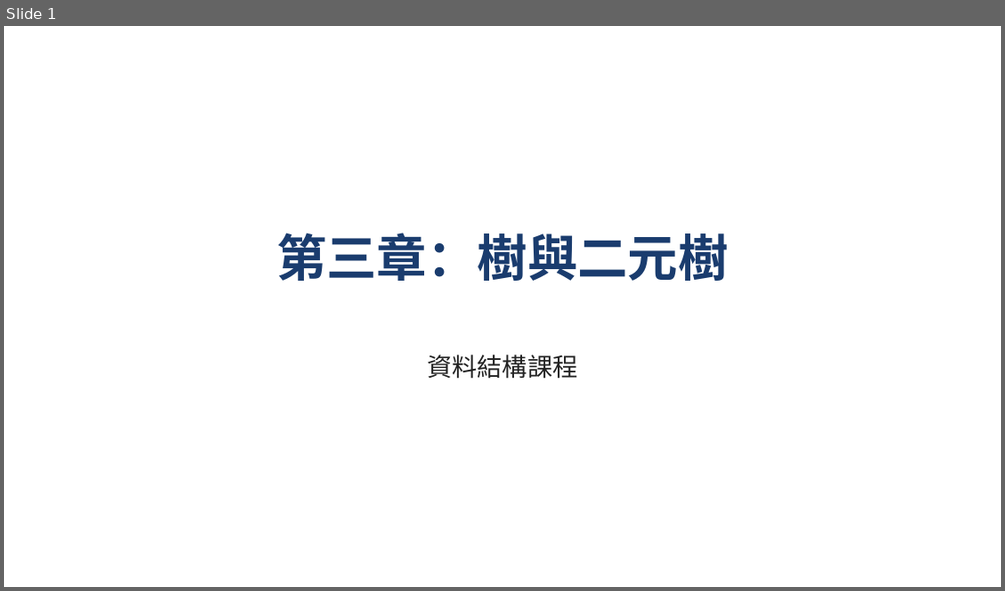
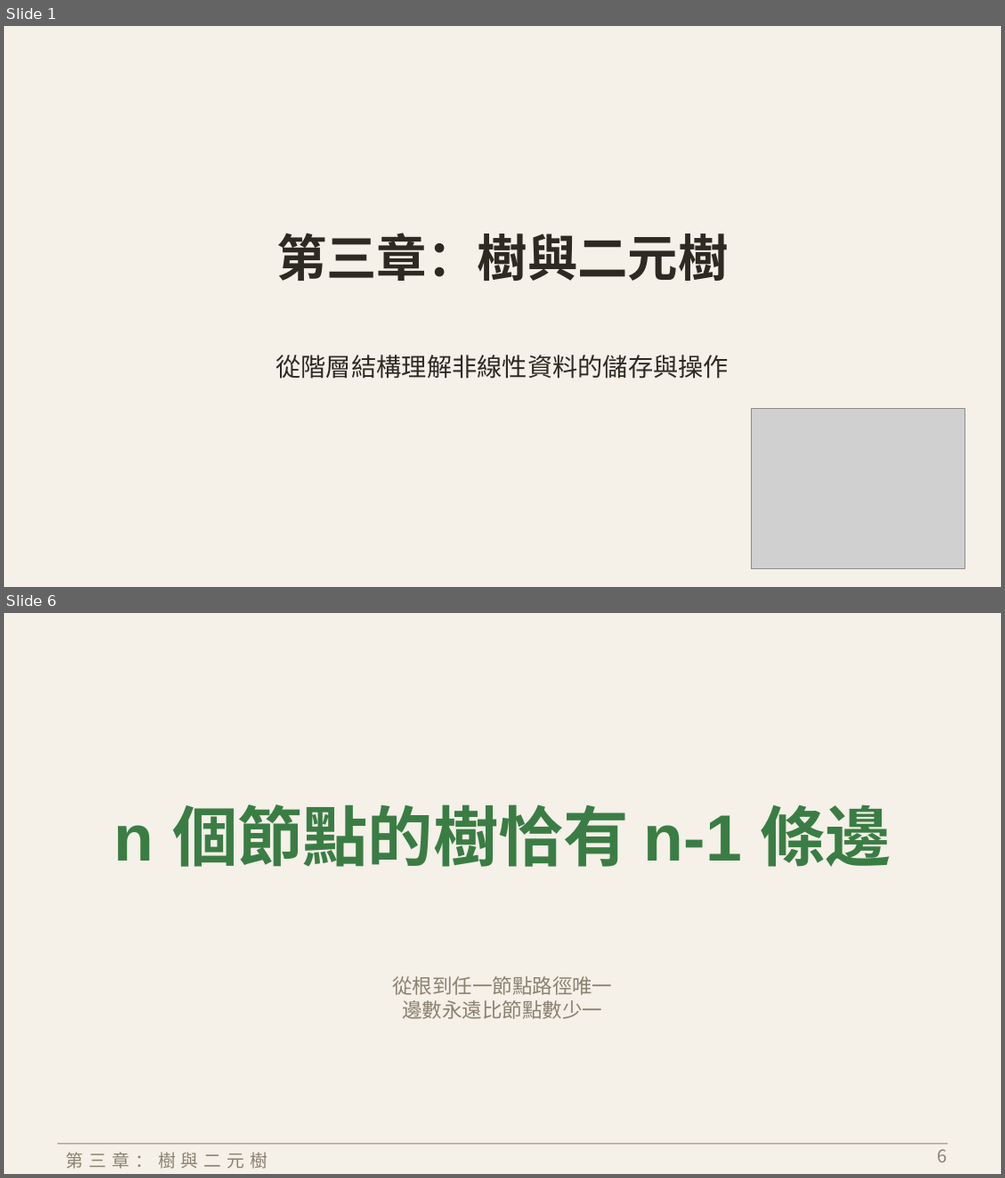
Before and after one commit to FantasySakura0515/ODForge, a slide deck: odforge/demo/tree.odp. Shown one above the other, each under a label of ours: slide 1 before the commit, slides 1 and 6 after it; the slides between them are not shown. The pictures are 1005x591 and 1005x1178 pixels, drawn with LibreOffice and Linux fonts; fonts in the diff are those of the drawing; grey boxes stand for pictures. Boxes give left, top, right and bottom in pixels: in the first picture for what was removed or moved away, otherwise in the second. Text is boxed around its words. In the diff, an @@ line names an element or a change of style, - is before the commit and + after.

```diff
--- a/odforge/demo/tree.odp
+++ b/odforge/demo/tree.odp
@@ slide 6 added at [4,613,1001,1174], background #F5F0E8 @@
@@ text added at [114,804,890,867], 52 pt, text #3A7D44, bold @@
+n 個節點的樹恰有 n-1 條邊
@@ text added at [392,976,612,1019], 16 pt, text #8B8170 @@
+從根到任一節點路徑唯一
+邊數永遠比節點數少一
@@ line added from (57, 1144) to (947, 1144), #8B8170 0.74 pt @@
@@ text added at [66,1151,267,1168], 14 pt, text #8B8170 @@
+第三章：樹與二元樹
@@ page number added at [938,1149,947,1162], 14 pt, text #8B8170 @@
+6
@@ slide 1 changed as well @@
@@ background #FFFFFF to #F5F0E8 @@
@@ text "第三章：樹與二元樹" at [276,232,728,281]: text colour #1A3C6E to #2D2A24 @@
@@ text at [275,354,728,378]: text changed; text colour #222222 to #2D2A24 @@
-資料結構課程
+從階層結構理解非線性資料的儲存與操作
@@ picture added at [752,409,965,569] @@
```
Also in this commit, not shown: 3 other slides changed, 14 other slides added, 11 slides removed, 1 other file.
